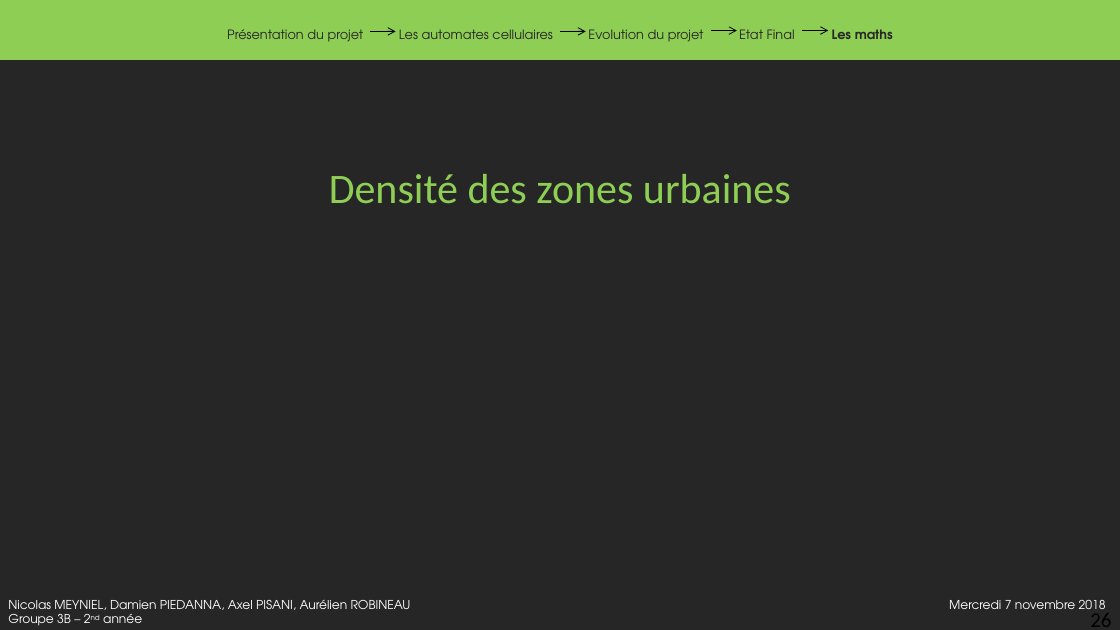
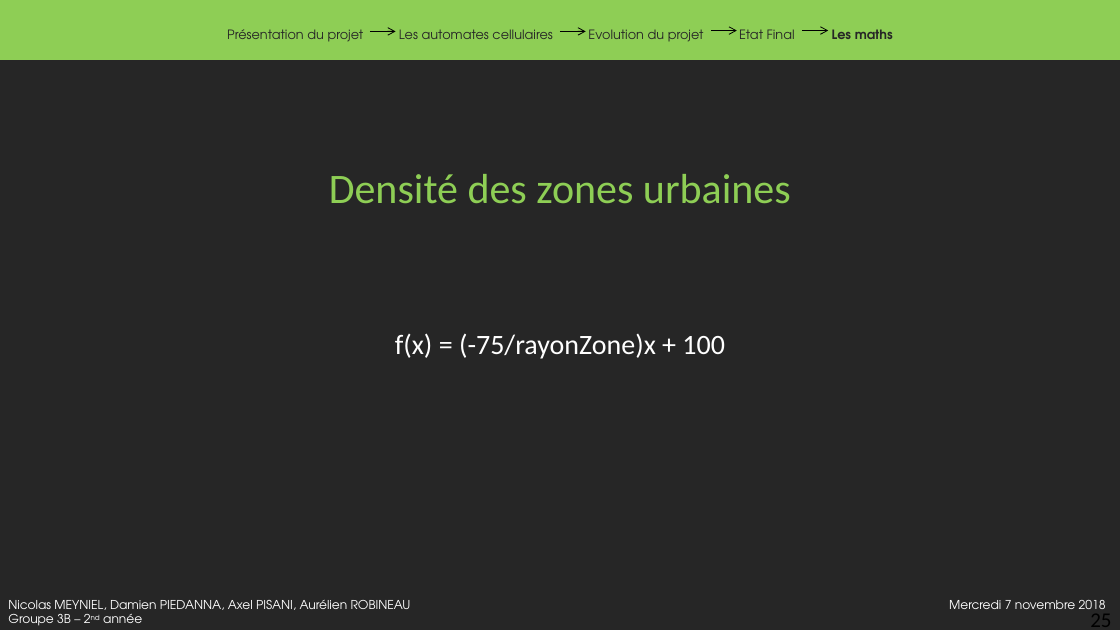
Before and after one commit to damien-piedanna/virus-cellular-automaton, a slide deck: slide 25 of doc/PowerPoint_Modelisation_Mathematique.pptx (slide 26 before the commit). Drawn at 1120x630 pixels with LibreOffice and Linux fonts; fonts in the diff are those of the drawing. Boxes give left, top, right and bottom in pixels: in the first picture for what was removed or moved away, otherwise in the second. Text is boxed around its words. In the diff, an @@ line names an element or a change of style, - is before the commit and + after.

```diff
--- a/doc/PowerPoint_Modelisation_Mathematique.pptx
+++ b/doc/PowerPoint_Modelisation_Mathematique.pptx
@@ text added at bbox=[395, 333, 725, 359], 24 pt, text #FFFFFF @@
+f(x) = (-75/rayonZone)x + 100
@@ page number at bbox=[1090, 607, 1111, 630]: text changed @@
-26
+25
```
Also in this commit, not shown: 6 other slides changed.
